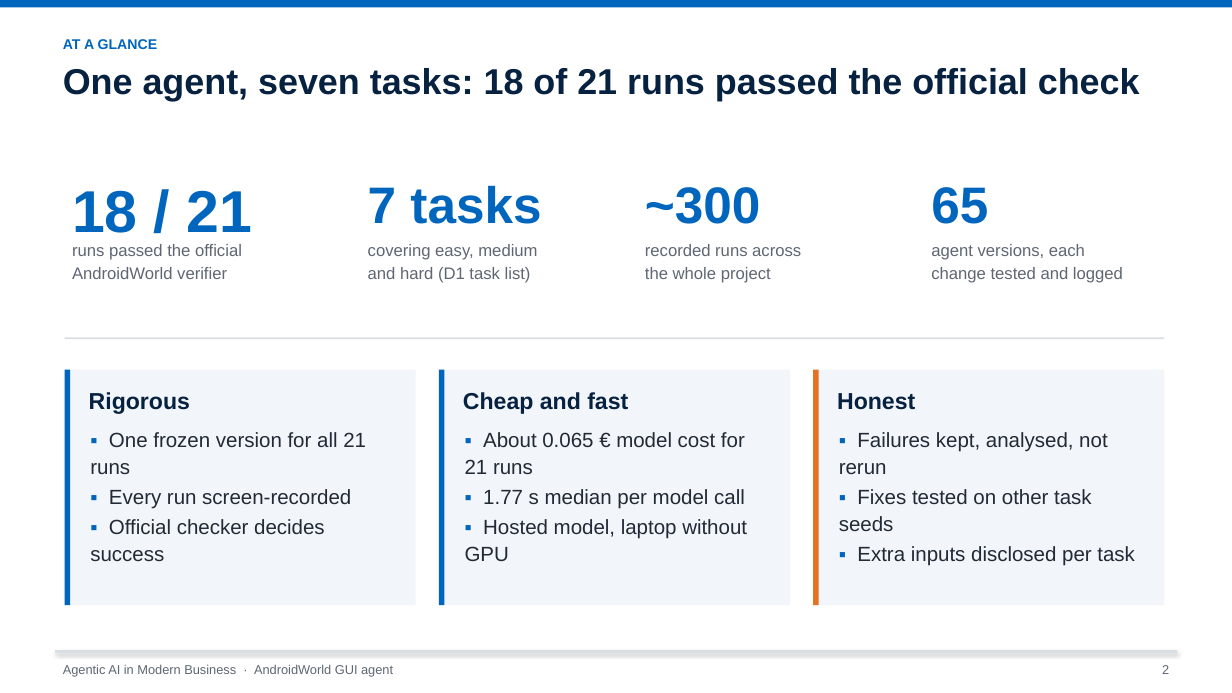
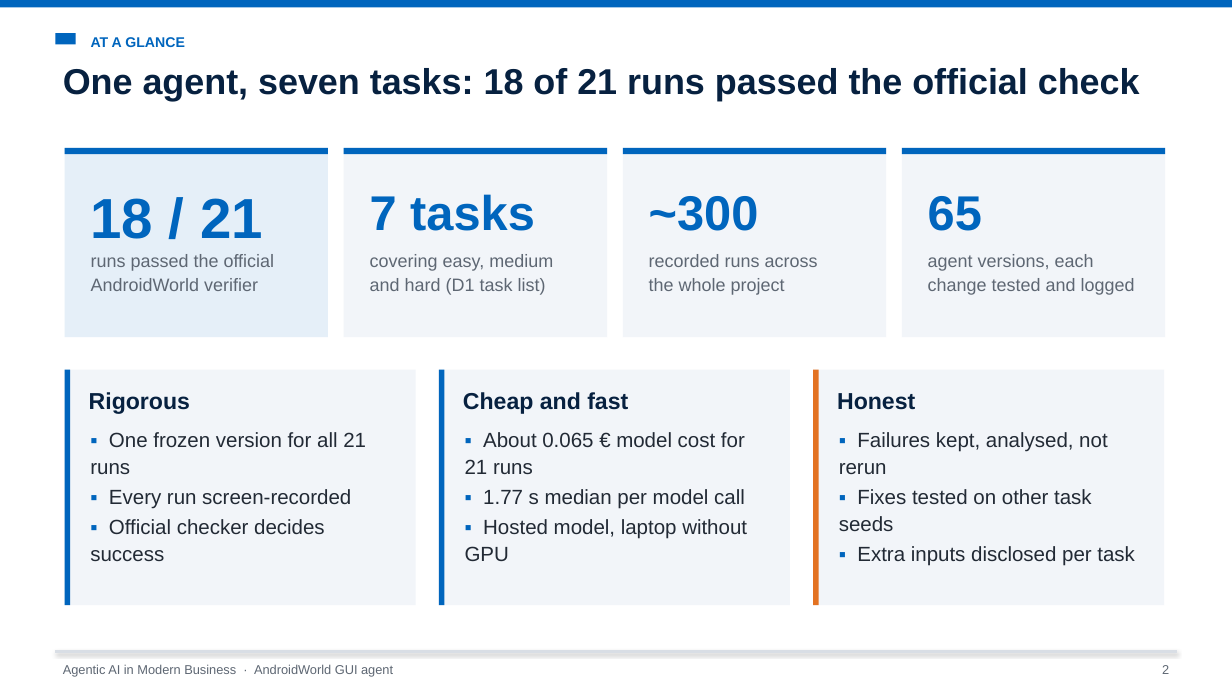
Before and after one commit to Chenschenschen/androidworld-gui-agent, a slide deck: slide 2 of presentation/AndroidWorld_GUI_Agent_Presentation.pptx. Drawn at 1232x693 pixels with LibreOffice and Linux fonts; fonts in the diff are those of the drawing. Boxes give left, top, right and bottom in pixels: in the first picture for what was removed or moved away, otherwise in the second. Text is boxed around its words. In the diff, an @@ line names an element or a change of style, - is before the commit and + after.

```diff
--- a/presentation/AndroidWorld_GUI_Agent_Presentation.pptx
+++ b/presentation/AndroidWorld_GUI_Agent_Presentation.pptx
@@ text "AT A GLANCE": place and size @@
-text "AT A GLANCE" at (63,39,158,49)
+text "AT A GLANCE" at (91,37,185,47)
@@ rectangle added at (55,33,76,44), fill #0065BD @@
@@ rectangle added at (65,148,328,337), fill #E5EFF8 @@
@@ rectangle added at (65,148,328,154), fill #0065BD @@
@@ rectangle added at (344,148,607,337), fill #F2F5F9 @@
@@ rectangle added at (344,148,607,154), fill #0065BD @@
@@ rectangle added at (623,148,886,337), fill #F2F5F9 @@
@@ rectangle added at (623,148,886,154), fill #0065BD @@
@@ rectangle added at (902,148,1165,337), fill #F2F5F9 @@
@@ rectangle added at (902,148,1165,154), fill #0065BD @@
@@ text "18 / 21": place and size @@
-text "18 / 21" at (72,190,253,233)
+text "18 / 21" at (91,198,263,239)
@@ text "18 / 21" at (91,198,263,239): size 46 to 44 pt @@
@@ text "7 tasks": place and size @@
-text "7 tasks" at (368,185,541,224)
+text "7 tasks" at (370,194,535,231)
@@ size 40 to 38 pt in 3 elements at (928,196,982,231), (370,194,535,231), (649,196,759,231) @@
@@ text "~300": place and size @@
-text "~300" at (645,187,761,224)
+text "~300" at (649,196,759,231)
@@ text "65": place and size @@
-text "65" at (931,187,988,224)
+text "65" at (928,196,982,231)
@@ text "runs passed the official": place and size @@
-text "runs passed the official" at (72,244,242,279)
+text "runs passed the official" at (91,254,275,291)
@@ text "covering easy, medium": place and size @@
-text "covering easy, medium" at (368,244,537,283)
+text "covering easy, medium" at (370,254,553,295)
@@ size 13 to 14 pt in 4 elements at (928,254,1135,295), (91,254,275,291), (370,254,553,295), (649,254,818,295) @@
@@ text "recorded runs across": place and size @@
-text "recorded runs across" at (645,244,801,283)
+text "recorded runs across" at (649,254,818,295)
@@ text "agent versions, each": place and size @@
-text "agent versions, each" at (931,244,1123,283)
+text "agent versions, each" at (928,254,1135,295)
@@ rectangle removed at (65,337,1165,339) @@
```
Also in this commit, not shown: 25 other slides changed, 2 other files.
